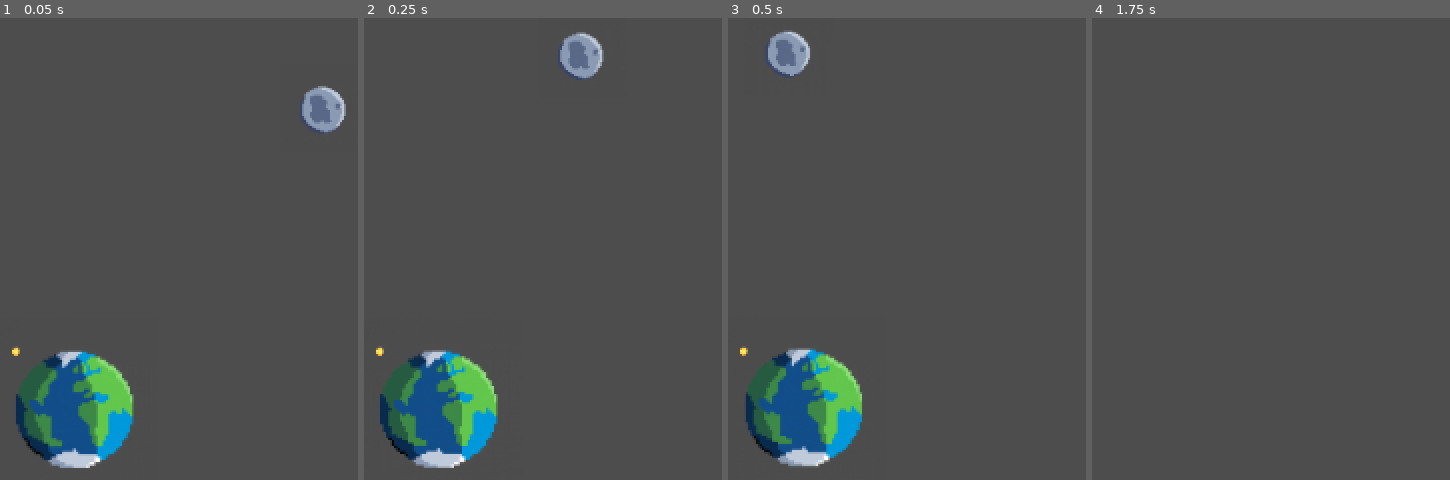
Above: before the commit, frames 1-4 (left to right).
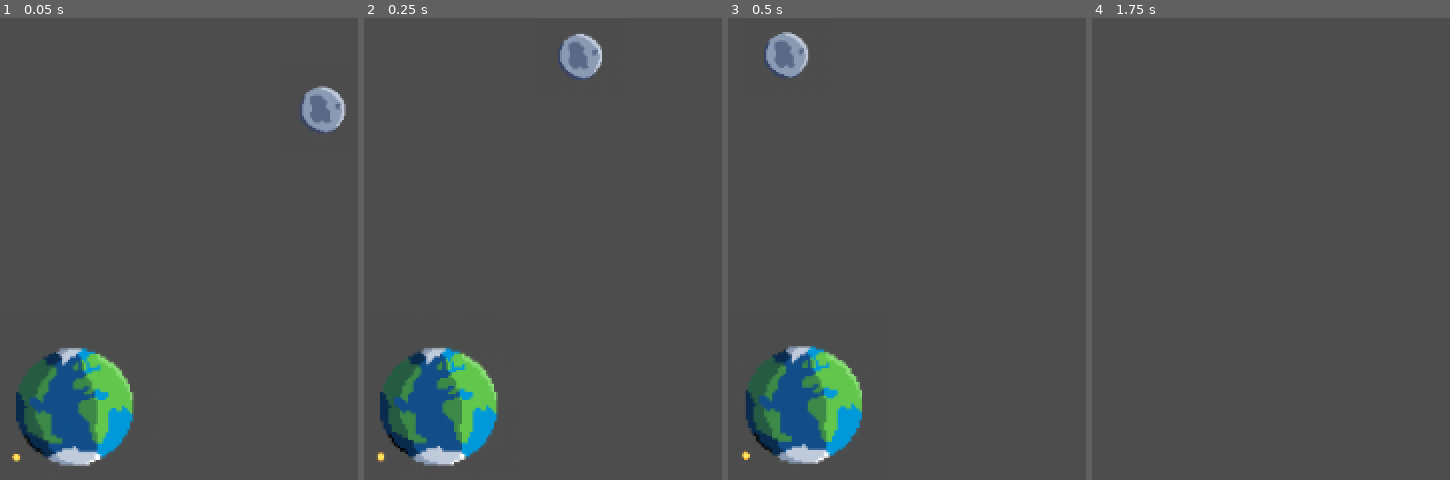
Above: after the commit, the same moments.

Repository: hunterjsb/spaceballs
Game: Godot game, scene res://node_2d.tscn
Same seed, same stepped clock (60 frames per second), same inputs: the game is played once before the commit and once after it.
Inputs (mouse positions are in pixels of both pictures, inside the frame that each line leads up to):
- Up to frame 1 (0.05 s): no input
- Up to frame 2 (0.25 s): no input
- Up to frame 3 (0.5 s): no input
- Up to frame 4 (1.75 s): tap Enter (ui_accept) at 0.5, 0.77, 1.25, 1.52 s; move the mouse to (outside the picture) at 0.52 s; hold Ctrl 0.53-1.28 s; click (outside the picture) at 0.67 s; move the mouse to (outside the picture) at 1.27 s; tap Ctrl at 1.35 s; click (outside the picture) at 1.42 s

The runs differ from the first frame. In frame 1, 1.7% of the frame differs, in the area x 3-38%, y 70-98%; in frame 2, 1.8%; in frame 3, 2.1%, in the area x 3-38%, y 2-97%; in frame 4, nothing differs.

Commit message:
changed root node 'Node2D' to 'Space'

Diff:
--- a/node_2d.tscn
+++ b/node_2d.tscn
@@ -9,14 +9,14 @@
 [ext_resource type="Texture2D" uid="uid://bndrfwyabljta" path="res://assets/sun_10.png" id="6_2vqxk"]
 [ext_resource type="Script" path="res://GravitationalBody.gd" id="8_3spte"]
 
-[node name="Node2D" type="Node2D"]
+[node name="Space" type="Node2D"]
 script = ExtResource("1_43i8g")
 
 [node name="GravitationalBody" type="Sprite2D" parent="."]
 script = ExtResource("8_3spte")
 
 [node name="Earth" type="Sprite2D" parent="."]
-position = Vector2(1, 1)
+position = Vector2(1, -1)
 scale = Vector2(0.5, 0.5)
 texture = ExtResource("2_wp6ad")
 script = ExtResource("1_adqwi")
